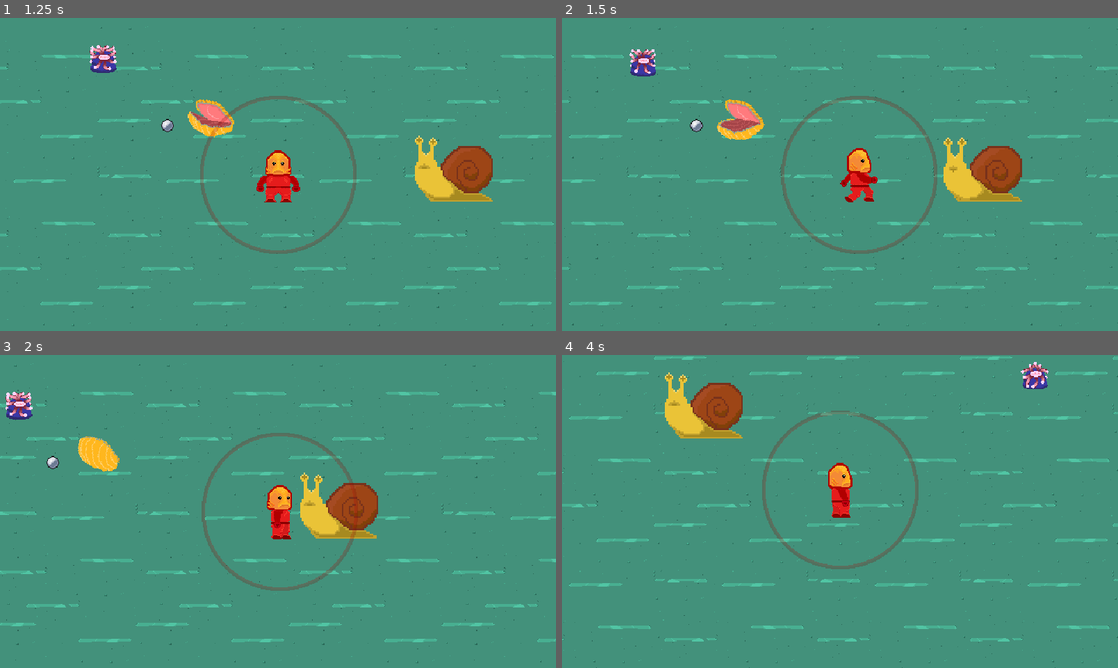
Above: before the commit, frames 1-4 (two rows, left to right).
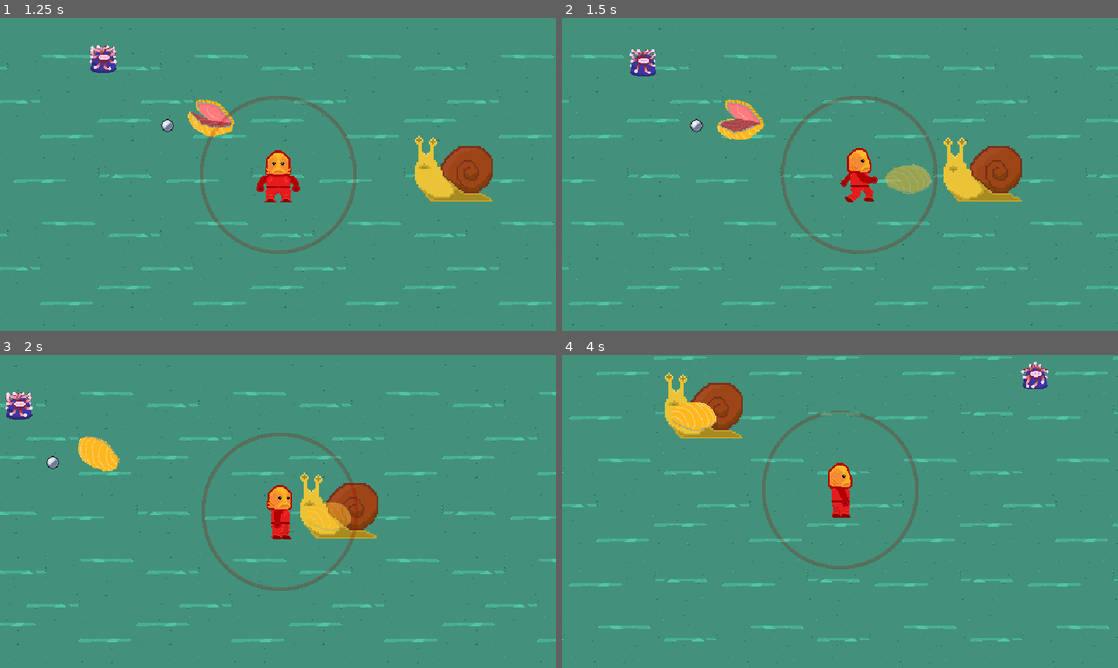
Above: after the commit, the same moments.

Repository: Splashy-Inc/enemy-anemone
Game: Godot game, scene res://SCENES/screen_manager.tscn
Two runs of this game, one before a commit and one after it. Both use one fixed random seed, a clock stepped at 60 frames per second and the inputs below.
Inputs (mouse positions are in pixels of both pictures, inside the frame that each line leads up to):
- Up to frame 1 (1.25 s): click "Play" at 0.5 s
- Up to frame 2 (1.5 s): tap Enter at 1.25 s; move the mouse to (962, 158) at 1.27 s; hold D (right) from 1.28 s (still down); hold Right mouse button (tower, bound only after the commit) from 1.28 s (still down)
- Up to frame 3 (2 s): keep holding D (right); keep holding Right mouse button (tower, bound only after the commit)
- Up to frame 4 (4 s): move the mouse to (728, 527) at 2.02 s; release D (right) at 2.03 s; release Right mouse button (tower, bound only after the commit) at 2.03 s; hold S (down) 2.03-2.78 s; click (728, 527) at 2.1 s; right-click (728, 527) at 2.3 s; move the mouse to (895, 442) at 2.77 s; hold D (right) 2.78-3.53 s; hold Right mouse button (tower, bound only after the commit) 2.78-3.53 s; move the mouse to (812, 574) at 3.52 s; hold W (up) from 3.53 s (still down); right-click (812, 574) at 3.6 s

Frame 1 is identical in both runs. In frame 2, 0.6% of the frame differs, in the area x 58-67%, y 46-57%; in frame 3, 0.3%; in frame 4, 0.6%, in the area x 19-28%, y 15-25%.

Commit message:
Placeable clams!

Diff:
--- a/SCENES/anemone.tscn
+++ b/SCENES/anemone.tscn
@@ -45,6 +45,21 @@
 [sub_resource type="CircleShape2D" id="CircleShape2D_x274o"]
 radius = 20.0
 
+[sub_resource type="Animation" id="Animation_h32lo"]
+length = 0.001
+tracks/0/type = "value"
+tracks/0/imported = false
+tracks/0/enabled = true
+tracks/0/path = NodePath("AnimatedSprite2D:modulate")
+tracks/0/interp = 1
+tracks/0/loop_wrap = true
+tracks/0/keys = {
+"times": PackedFloat32Array(0),
+"transitions": PackedFloat32Array(1),
+"update": 0,
+"values": [Color(1, 1, 1, 1)]
+}
+
 [sub_resource type="Animation" id="Animation_trfwq"]
 resource_name = "die"
 length = 0.25
@@ -74,21 +89,6 @@
 "args": [],
 "method": &"_die"
 }]
-}
-
-[sub_resource type="Animation" id="Animation_h32lo"]
-length = 0.001
-tracks/0/type = "value"
-tracks/0/imported = false
-tracks/0/enabled = true
-tracks/0/path = NodePath("AnimatedSprite2D:modulate")
-tracks/0/interp = 1
-tracks/0/loop_wrap = true
-tracks/0/keys = {
-"times": PackedFloat32Array(0),
-"transitions": PackedFloat32Array(1),
-"update": 0,
-"values": [Color(1, 1, 1, 1)]
 }
 
 [sub_resource type="AnimationLibrary" id="AnimationLibrary_2k6gl"]
--- a/SCENES/blast_attack.tscn
+++ b/SCENES/blast_attack.tscn
@@ -100,6 +100,45 @@
 
 [sub_resource type="CircleShape2D" id="CircleShape2D_7xrkw"]
 radius = 90.0
+
+[sub_resource type="Animation" id="Animation_e0hch"]
+length = 0.001
+tracks/0/type = "value"
+tracks/0/imported = false
+tracks/0/enabled = true
+tracks/0/path = NodePath("CollisionShape2D:disabled")
+tracks/0/interp = 1
+tracks/0/loop_wrap = true
+tracks/0/keys = {
+"times": PackedFloat32Array(0),
+"transitions": PackedFloat32Array(1),
+"update": 1,
+"values": [true]
+}
+tracks/1/type = "value"
+tracks/1/imported = false
+tracks/1/enabled = true
+tracks/1/path = NodePath("AnimatedSprite2D:scale")
+tracks/1/interp = 1
+tracks/1/loop_wrap = true
+tracks/1/keys = {
+"times": PackedFloat32Array(0),
+"transitions": PackedFloat32Array(1),
+"update": 0,
+"values": [Vector2(1, 1)]
+}
+tracks/2/type = "value"
+tracks/2/imported = false
+tracks/2/enabled = true
+tracks/2/path = NodePath("CollisionShape2D:scale")
+tracks/2/interp = 1
+tracks/2/loop_wrap = true
+tracks/2/keys = {
+"times": PackedFloat32Array(0),
+"transitions": PackedFloat32Array(1),
+"update": 0,
+"values": [Vector2(1, 1)]
+}
 
 [sub_resource type="Animation" id="Animation_bete4"]
 resource_name = "blast"
@@ -159,45 +198,6 @@
 "values": [Vector2(0, 0), Vector2(1, 1)]
 }
 
-[sub_resource type="Animation" id="Animation_e0hch"]
-length = 0.001
-tracks/0/type = "value"
-tracks/0/imported = false
-tracks/0/enabled = true
-tracks/0/path = NodePath("CollisionShape2D:disabled")
-tracks/0/interp = 1
-tracks/0/loop_wrap = true
-tracks/0/keys = {
-"times": PackedFloat32Array(0),
-"transitions": PackedFloat32Array(1),
-"update": 1,
-"values": [true]
-}
-tracks/1/type = "value"
-tracks/1/imported = false
-tracks/1/enabled = true
-tracks/1/path = NodePath("AnimatedSprite2D:scale")
-tracks/1/interp = 1
-tracks/1/loop_wrap = true
-tracks/1/keys = {
-"times": PackedFloat32Array(0),
-"transitions": PackedFloat32Array(1),
-"update": 0,
-"values": [Vector2(1, 1)]
-}
-tracks/2/type = "value"
-tracks/2/imported = false
-tracks/2/enabled = true
-tracks/2/path = NodePath("CollisionShape2D:scale")
-tracks/2/interp = 1
-tracks/2/loop_wrap = true
-tracks/2/keys = {
-"times": PackedFloat32Array(0),
-"transitions": PackedFloat32Array(1),
-"update": 0,
-"values": [Vector2(1, 1)]
-}
-
 [sub_resource type="AnimationLibrary" id="AnimationLibrary_no17j"]
 _data = {
 "RESET": SubResource("Animation_e0hch"),
--- a/SCENES/clam.tscn
+++ b/SCENES/clam.tscn
@@ -58,6 +58,9 @@
 [sub_resource type="CircleShape2D" id="CircleShape2D_81owy"]
 radius = 128.0
 
+[sub_resource type="Animation" id="Animation_8ic2a"]
+length = 0.001
+
 [sub_resource type="Animation" id="Animation_xp7gq"]
 resource_name = "fire_pearl"
 length = 0.500017
@@ -108,9 +111,6 @@
 }]
 }
 
-[sub_resource type="Animation" id="Animation_8ic2a"]
-length = 0.001
-
 [sub_resource type="AnimationLibrary" id="AnimationLibrary_sc2na"]
 _data = {
 "RESET": SubResource("Animation_8ic2a"),
@@ -119,6 +119,7 @@
 
 [node name="Clam" type="CharacterBody2D"]
 script = ExtResource("1_j5dn6")
+placing_modulate = Color(1, 1, 1, 0.470588)
 
 [node name="AnimatedSprite2D" type="AnimatedSprite2D" parent="."]
 sprite_frames = SubResource("SpriteFrames_cl15a")
@@ -130,6 +131,7 @@
 position = Vector2(0, 5)
 rotation = 1.5708
 shape = SubResource("CapsuleShape2D_nj5e2")
+disabled = true
 
 [node name="AttackRadius" type="Area2D" parent="."]
 collision_layer = 0
@@ -137,6 +139,7 @@
 
 [node name="CollisionShape2D" type="CollisionShape2D" parent="AttackRadius"]
 shape = SubResource("CircleShape2D_81owy")
+disabled = true
 
 [node name="AttackTimer" type="Timer" parent="AttackRadius"]
 wait_time = 2.0
--- a/SCENES/player.tscn
+++ b/SCENES/player.tscn
@@ -1,7 +1,8 @@
-[gd_scene load_steps=19 format=3 uid="uid://c2juntykrrmxl"]
+[gd_scene load_steps=20 format=3 uid="uid://c2juntykrrmxl"]
 
 [ext_resource type="Texture2D" uid="uid://5btihv7hxfxv" path="res://ASSETS/Art/player/SplorshIdle64.png" id="1_5mfno"]
 [ext_resource type="Script" path="res://SCRIPTS/player.gd" id="1_y28eq"]
+[ext_resource type="PackedScene" uid="uid://bsa1pio43cai0" path="res://SCENES/clam.tscn" id="3_8qgpw"]
 [ext_resource type="Texture2D" uid="uid://cq6w0y5oujq6x" path="res://ASSETS/Art/player/SplorshRun64.png" id="3_n1m0v"]
 [ext_resource type="PackedScene" uid="uid://c46ovojbc3oqw" path="res://SCENES/blast_attack.tscn" id="4_0migj"]
 [ext_resource type="Texture2D" uid="uid://b24k05xkj5jk6" path="res://ASSETS/Art/blast/Blast.png" id="4_cu67q"]
@@ -102,6 +103,7 @@
 collision_layer = 2
 script = ExtResource("1_y28eq")
 blast_scene = ExtResource("4_0migj")
+tower_scene = ExtResource("3_8qgpw")
 
 [node name="AttackRange" type="TextureProgressBar" parent="."]
 modulate = Color(1, 1, 1, 0.231373)
--- a/SCENES/playground.tscn
+++ b/SCENES/playground.tscn
@@ -226,6 +226,7 @@
 
 [node name="Clam" parent="GamePieces" instance=ExtResource("6_55bcv")]
 position = Vector2(243, 435)
+is_placed = true
 
 [node name="Pearl" parent="GamePieces" instance=ExtResource("7_12brh")]
 position = Vector2(193, 441)
--- a/SCENES/snail.tscn
+++ b/SCENES/snail.tscn
@@ -70,6 +70,21 @@
 [sub_resource type="CircleShape2D" id="CircleShape2D_75d6t"]
 radius = 50.01
 
+[sub_resource type="Animation" id="Animation_mxibv"]
+length = 0.001
+tracks/0/type = "value"
+tracks/0/imported = false
+tracks/0/enabled = true
+tracks/0/path = NodePath("AnimatedSprite2D:modulate")
+tracks/0/interp = 1
+tracks/0/loop_wrap = true
+tracks/0/keys = {
+"times": PackedFloat32Array(0),
+"transitions": PackedFloat32Array(1),
+"update": 0,
+"values": [Color(1, 1, 1, 1)]
+}
+
 [sub_resource type="Animation" id="Animation_s6668"]
 resource_name = "on_hit"
 length = 0.25
@@ -85,21 +100,6 @@
 "transitions": PackedFloat32Array(1, 1),
 "update": 0,
 "values": [Color(1, 0, 0, 0.478431), Color(1, 1, 1, 1)]
-}
-
-[sub_resource type="Animation" id="Animation_mxibv"]
-length = 0.001
-tracks/0/type = "value"
-tracks/0/imported = false
-tracks/0/enabled = true
-tracks/0/path = NodePath("AnimatedSprite2D:modulate")
-tracks/0/interp = 1
-tracks/0/loop_wrap = true
-tracks/0/keys = {
-"times": PackedFloat32Array(0),
-"transitions": PackedFloat32Array(1),
-"update": 0,
-"values": [Color(1, 1, 1, 1)]
 }
 
 [sub_resource type="AnimationLibrary" id="AnimationLibrary_f5eym"]
--- a/SCRIPTS/clam.gd
+++ b/SCRIPTS/clam.gd
@@ -1,17 +1,26 @@
 extends CharacterBody2D
 
 @export var target: Node2D
+@export var is_placed = false
+@export var placing_modulate: Color
 
 @onready var attack_timer: Timer = $AttackRadius/AttackTimer
 @onready var animation_player: AnimationPlayer = $AnimationPlayer
 
 var in_range_targets := []
 
+func _ready() -> void:
+	if is_placed:
+		on_placed()
+	else:
+		modulate = placing_modulate
+
 func _physics_process(delta: float) -> void:
-	if in_range_targets.size() > 0:
-		transform = transform.looking_at(in_range_targets.front().global_position)
-		if attack_timer.is_stopped():
-			animation_player.play("fire_pearl")
+	if is_placed:
+		if in_range_targets.size() > 0:
+			transform = transform.looking_at(in_range_targets.front().global_position)
+			if attack_timer.is_stopped():
+				animation_player.play("fire_pearl")
 
 func _on_attack_range_body_entered(body: Node2D) -> void:
 	if not body in in_range_targets:
@@ -24,3 +33,9 @@
 
 func _fire_pearl():
 	pass
+
+func on_placed():
+	is_placed = true
+	modulate = Color.WHITE
+	$CollisionShape2D.disabled = false
+	$AttackRadius/CollisionShape2D.disabled = false
--- a/SCRIPTS/player.gd
+++ b/SCRIPTS/player.gd
@@ -8,6 +8,9 @@
 @onready var attack_range: TextureProgressBar = $AttackRange
 
 @export var blast_scene: PackedScene
+@export var tower_scene: PackedScene
+@export var towers_to_place = 1
+var placing_tower: Node2D
 
 func _physics_process(delta: float) -> void:
 	attack_range.value = blast_cooldown.wait_time - blast_cooldown.time_left
@@ -27,9 +30,16 @@
 
 	move_and_slide()
 
+	if placing_tower:
+		placing_tower.position = direction.normalized() * 56
+
 func _input(event: InputEvent) -> void:
 	if event.is_action_pressed("blast"):
 		blast_attack()
+	elif event.is_action_pressed("tower") and towers_to_place > 0:
+		_spawn_tower()
+	elif event.is_action_released("tower") and placing_tower:
+		_place_tower()
 
 func blast_attack():
 	if blast_cooldown.is_stopped():
@@ -38,3 +48,14 @@
 		get_parent().add_child(new_blast)
 		new_blast.global_position = global_position
 		new_blast.activate()
+
+func _spawn_tower():
+	var new_tower = tower_scene.instantiate()
+	add_child(new_tower)
+	placing_tower = new_tower
+	towers_to_place -= 1
+
+func _place_tower():
+	placing_tower.reparent(get_parent())
+	placing_tower.on_placed()
+	placing_tower = null
--- a/project.godot
+++ b/project.godot
@@ -77,6 +77,12 @@
 , Object(InputEventKey,"resource_local_to_scene":false,"resource_name":"","device":-1,"window_id":0,"alt_pressed":false …(182 unchanged characters)…
 ]
 }
+tower={
+"deadzone": 0.5,
+"events": [Object(InputEventMouseButton,"resource_local_to_scene":false,"resource_name":"","device":-1,"window_id":0,"alt_pressed":false,"shift_pressed":false,"ctrl_pressed":false,"meta_pressed":false,"button_mask":2,"position":Vector2(98, 19),"global_position":Vector2(107, 65),"factor":1.0,"button_index":2,"canceled":false,"pressed":true,"double_click":false,"script":null)
+, Object(InputEventKey,"resource_local_to_scene":false,"resource_name":"","device":-1,"window_id":0,"alt_pressed":false,"shift_pressed":false,"ctrl_pressed":false,"meta_pressed":false,"pressed":false,"keycode":0,"physical_keycode":4194325,"key_label":0,"unicode":0,"location":0,"echo":false,"script":null)
+]
+}
 
 [layer_names]
 
